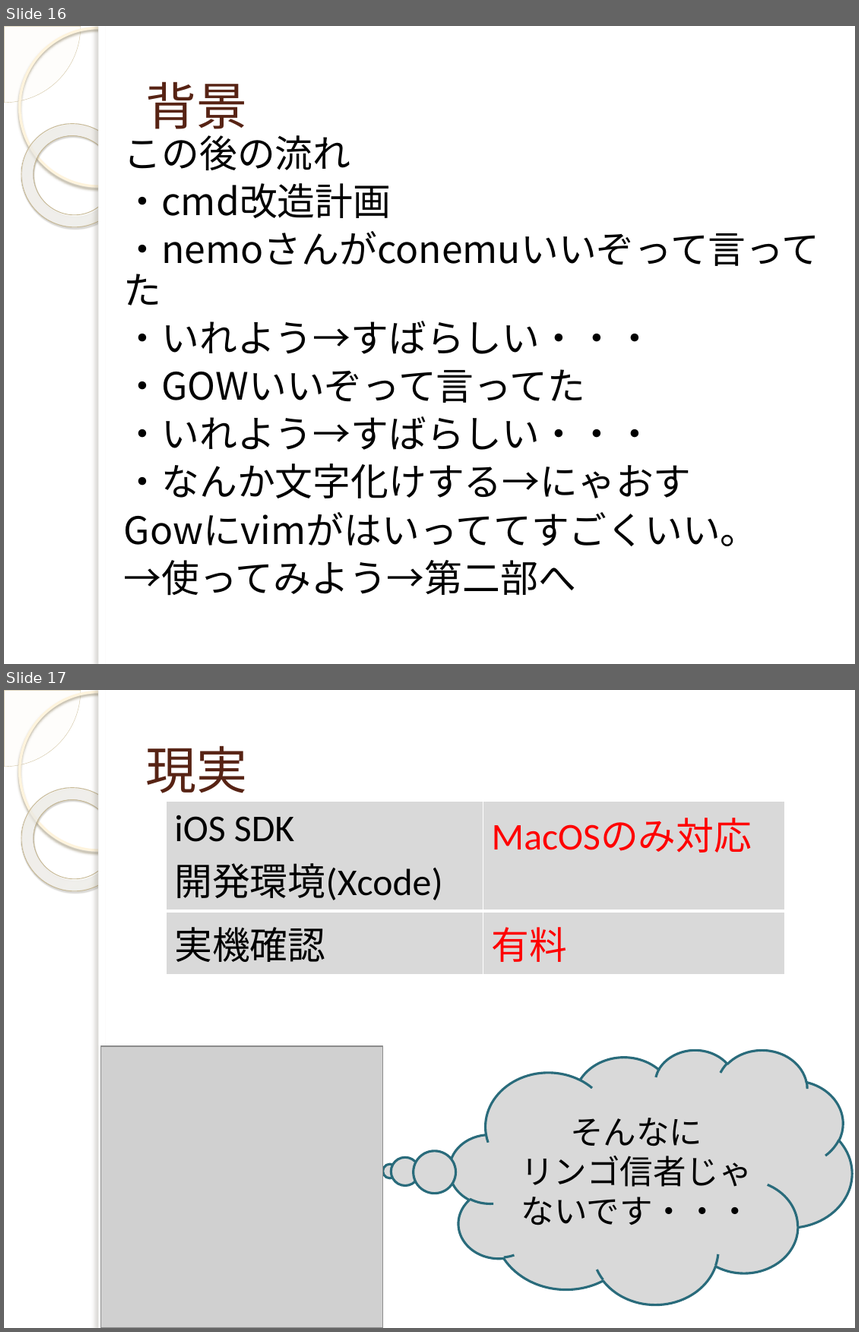
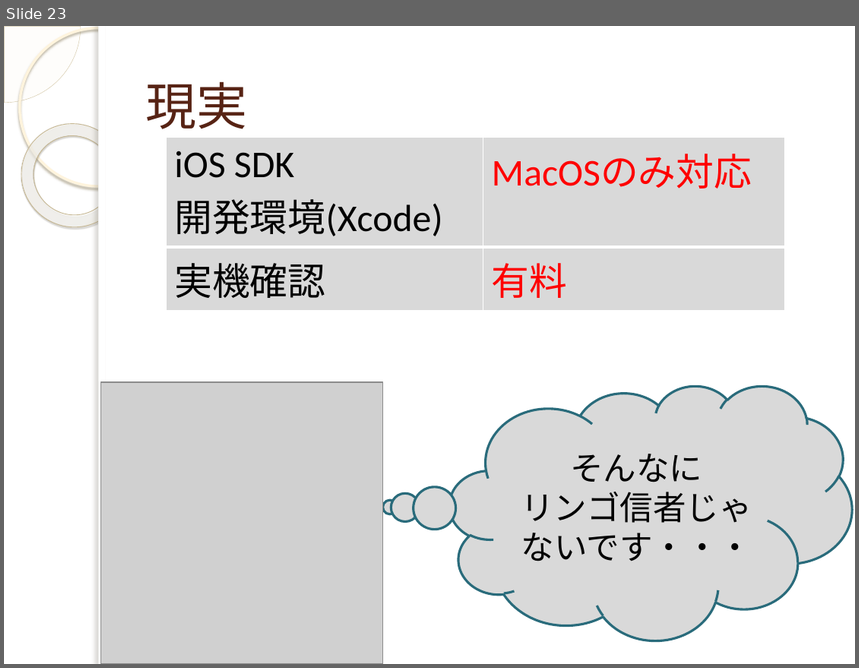
Before and after one commit to yuridonus/FEstudy, a slide deck: vimmer.pptx. Shown one above the other, each under a label of ours: slides 16 and 17 before the commit, slide 23 after it. The pictures are 859x1332 and 859x668 pixels, drawn with LibreOffice and Linux fonts; fonts in the diff are those of the drawing; grey boxes stand for pictures; background and template pictures are left out. Boxes give left, top, right and bottom in pixels: in the first picture for what was removed or moved away, otherwise in the second. Text is boxed around its words. In the diff, an @@ line names an element or a change of style, - is before the commit and + after.

```diff
--- a/vimmer.pptx
+++ b/vimmer.pptx
@@ slide 16 removed at box(4, 26, 855, 664), background picture (left out); not listed: 5 template elements that a slide beside it also shows @@
@@ title removed at box(146, 81, 248, 138) @@
-背景
@@ text removed at box(124, 135, 820, 596) @@
-この後の流れ
-・cmd改造計画
-・nemoさんがconemuいいぞって言ってた
-・いれよう→すばらしい・・・
-・GOWいいぞって言ってた
-・いれよう→すばらしい・・・
-・なんか文字化けする→にゃおす
-Gowにvimがはいっててすごくいい。
-→使ってみよう→第二部へ
@@ what was slide 17 is now slide 23 @@
```
Also in this commit, not shown: 6 slides changed, 8 slides added, 1 other slide removed.
